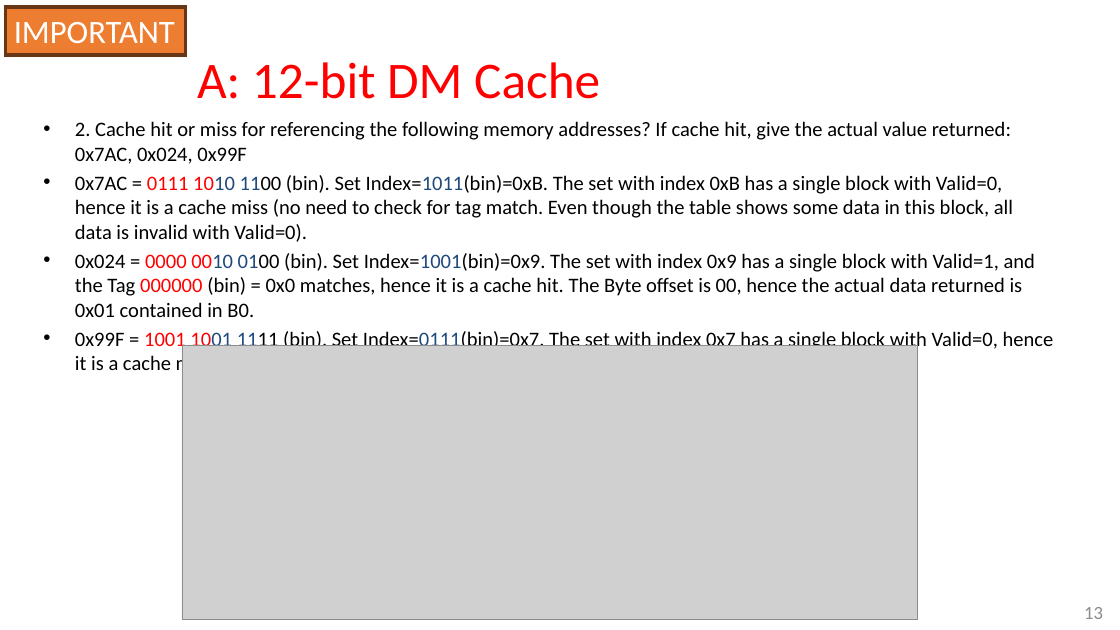
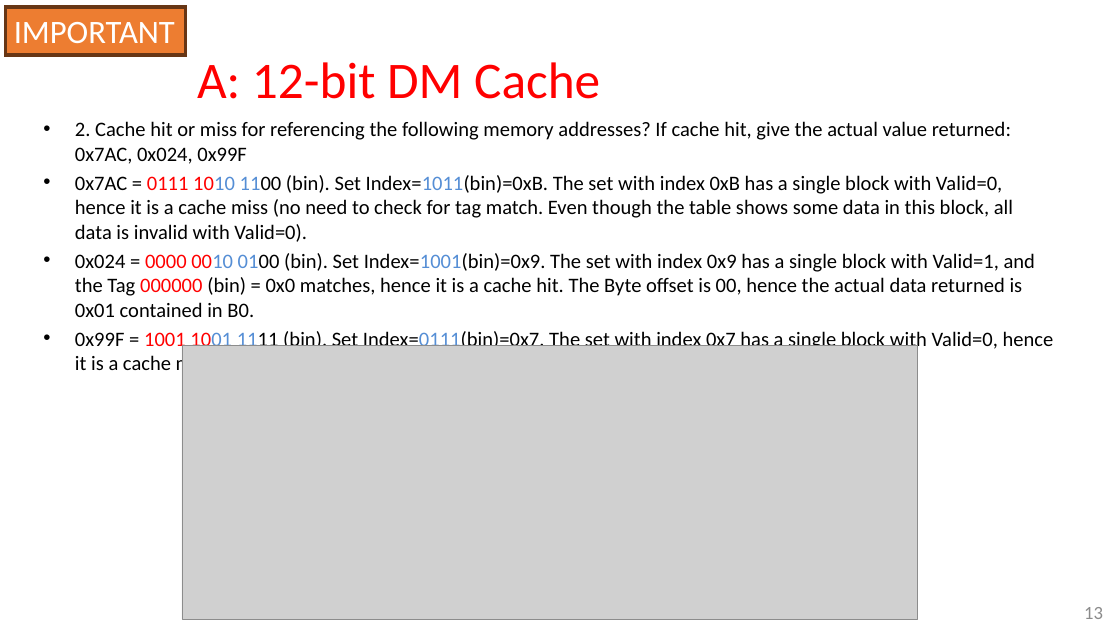
Before and after one commit to guhofstra/CSC256Fa25, a slide deck: slide 13 of PPTs/L7-Exercises ANS.pptx. Drawn at 1120x630 pixels with LibreOffice and Linux fonts; fonts in the diff are those of the drawing; grey boxes stand for pictures. Boxes give left, top, right and bottom in pixels: in the first picture for what was removed or moved away, otherwise in the second. Text is boxed around its words. In the diff, an @@ line names an element or a change of style, - is before the commit and + after.

```diff
--- a/PPTs/L7-Exercises ANS.pptx
+++ b/PPTs/L7-Exercises ANS.pptx
@@ text at (75, 175, 1054, 352): text colour #1F497D to #558ED5 in "1010 1100 Index=1011(bin)=0xB.", "0010 0100 Index=1001(bin)=0x9.", "1001 1111 Index=0111(bin)=0x7." @@
```
Also in this commit, not shown: 10 other slides changed, 4 other files.
